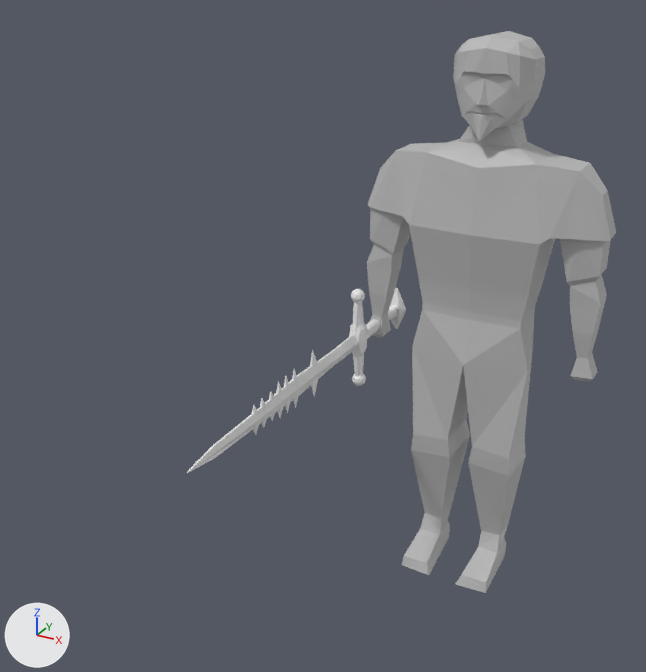
The Blender file ANIMATIONS/COMBAT ANIMATIONS/TWOhanded attack.blend, before and after one commit.
Rendered twice from a camera (50 mm lens) standing at (0.91, -2.75, 2.16) and looking at (-0.24, -0.66, 1.12). Arrows for +X, +Y and +Z are at lower left; the lights stay in place.
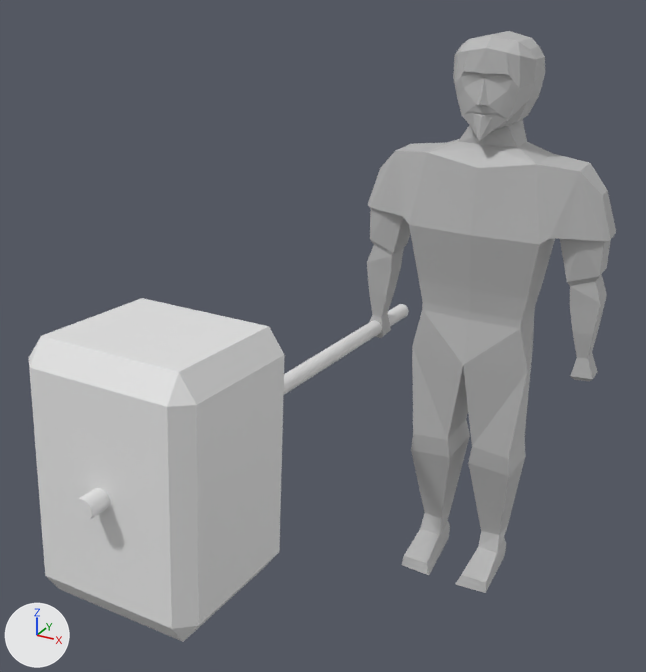
Boxes (x1, y1, x2, y2) around the edits, measured in the pictures (646 x 672 px):
'Cylinder.001', added
    after: (29, 298, 409, 642)
'Icosphere.001', deleted
    before: (186, 288, 406, 473)
    faces in mat_material_054 (white #e7e7e7): (186, 302, 399, 473)

What the commit changed:
Mesh me_cylinder_003 is new.
It has 88 vertices, 60 faces and spans x -12.8..12.8, y -9.0..9.0, z -1.0..6.9.
Object 'Icosphere.001' (ob_icosphere_001) is deleted.
Object 'Cylinder.001' (ob_cylinder_001) is new; it shows me_cylinder_003.
Its location is (-0.375, -0.006, 0.879).
Its rotation in degrees is (0, 85, -90).
Its scale is (0.0269, 0.0269, 0.222).
